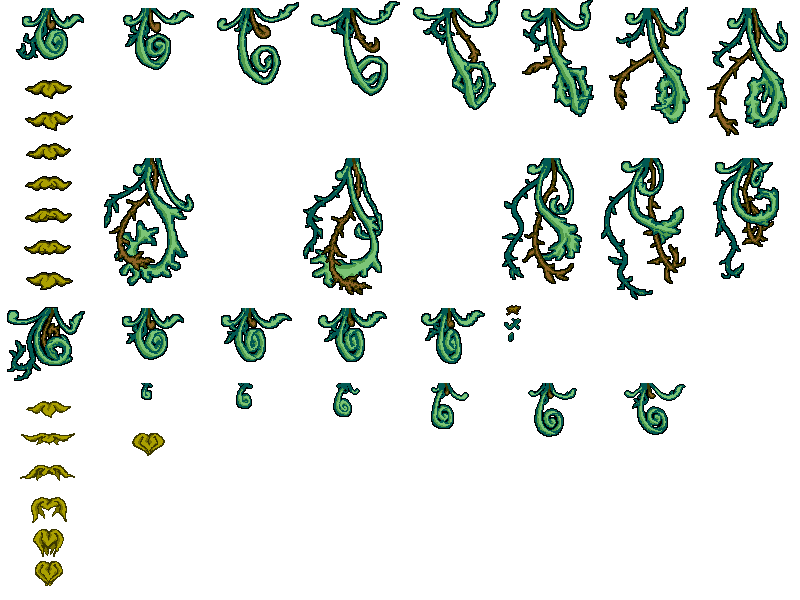
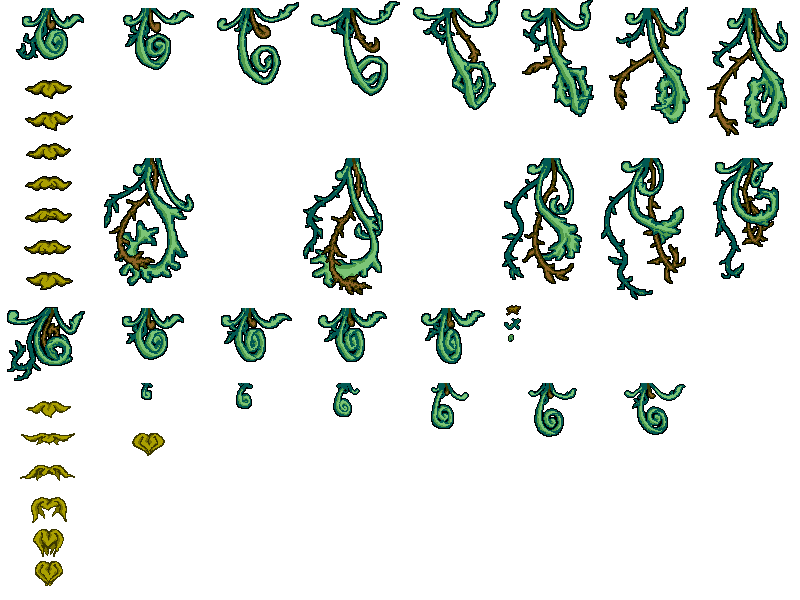
Layers edited between the first and the second 800px x 600px image:
painted on "Layer 63" over [508, 332, 514, 341]
